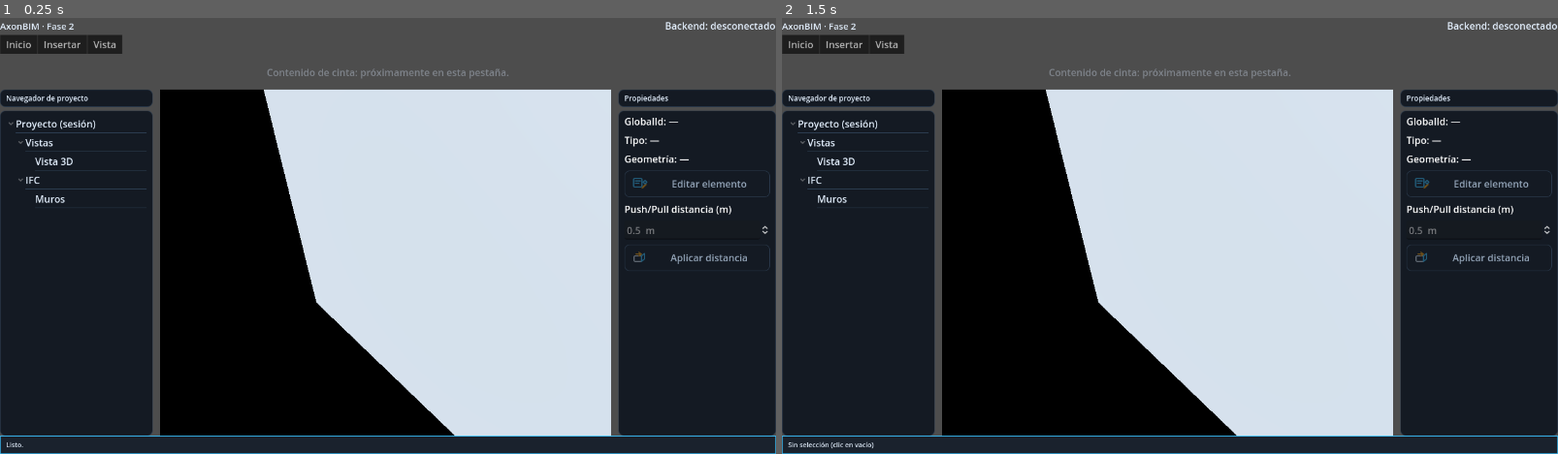
Above: before the commit, frames 1-2 (left to right).
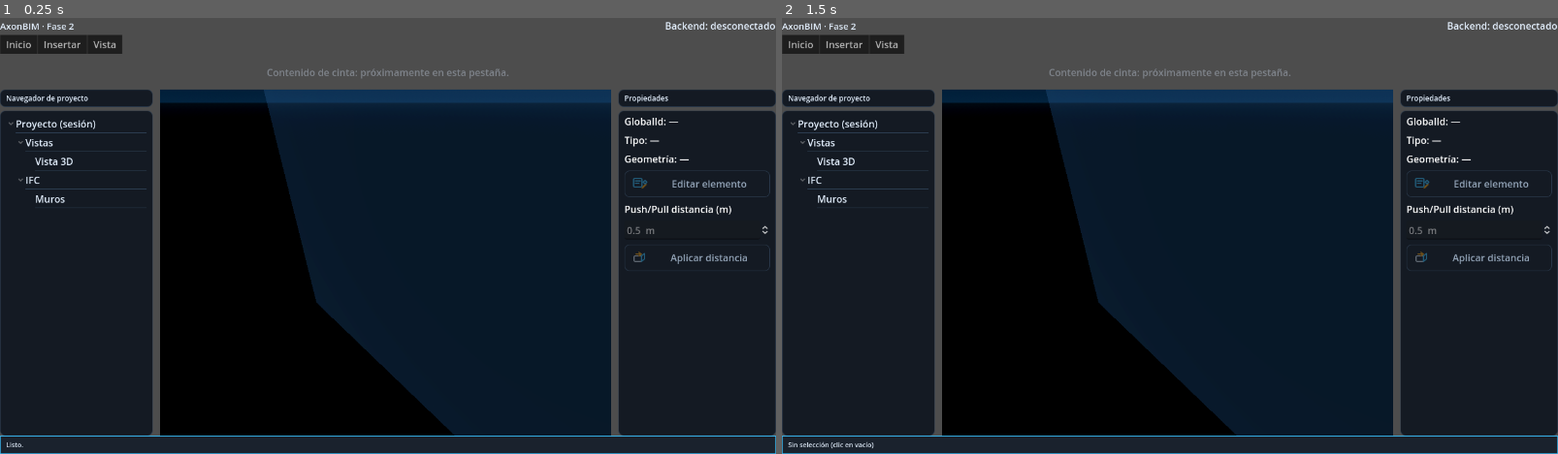
Above: after the commit, the same moments.

Repository: hfiguereo/axonBIM
Game: Godot game, scene res://scenes/main/main.tscn
The game is run twice, just before and just after one commit, with the same random seed, the same clock (stepped at 60 frames per second) and the same inputs.
Inputs (mouse positions are in pixels of both pictures, inside the frame that each line leads up to):
- Up to frame 1 (0.25 s): no input
- Up to frame 2 (1.5 s): tap Enter at 0.5 s; move the mouse to (1340, 214) at 0.52 s; tap Z at 0.6, 1.35 s; click (1340, 214) at 0.67 s; tap Space at 1.25 s; move the mouse to (1014, 257) at 1.27 s; click (1014, 257) at 1.42 s

The runs differ from the first frame. In frame 1, 30% of the frame differs, in the area x 20-79%, y 16-96%; in frame 2, 30%.
Error before the commit: Invalid access to property or key 'environment' on a base object of type 'null instance'. (res://scripts/main/main_scene.gd:148)

Commit message:
fix(dev,ui): arranque estable, cielo Godot 4.3 y metadatos de import SVG
run_dev comprueba puerto TCP, ejecuta godot --import si falta .godot/imported
y exporta DRI_PRIME=0 para reducir ruido nvidia-drm en GPUs hibridas.
La escena principal registra unique_name en WorldEnvironment, Grid y Light.
Se elimina sun_energy_multiplier (no existe en ProceduralSkyMaterial 4.3).
README documenta los avisos de driver NVIDIA en consola.
Se versionan ficheros .import junto a los SVG e icon.svg para import reproducible.

Co-authored-by: Cursor <cursoragent@cursor.com>

Diff:
--- a/frontend/scenes/main/main.tscn
+++ b/frontend/scenes/main/main.tscn
@@ -218,6 +218,7 @@
 [node name="World" type="Node3D" parent="UI/Root/Workspace/MainSplit/InnerSplit/ViewportContainer/SubViewport"]
 
 [node name="WorldEnvironment" type="WorldEnvironment" parent="UI/Root/Workspace/MainSplit/InnerSplit/ViewportContainer/SubViewport/World"]
+unique_name_in_owner = true
 environment = SubResource("Environment_3d")
 
 [node name="Camera3D" type="Camera3D" parent="UI/Root/Workspace/MainSplit/InnerSplit/ViewportContainer/SubViewport/World"]
@@ -226,10 +227,12 @@
 transform = Transform3D(0.707, -0.408, 0.577, 0, 0.816, 0.577, -0.707, -0.408, 0.577, 8, 8, 8)
 
 [node name="Light" type="DirectionalLight3D" parent="UI/Root/Workspace/MainSplit/InnerSplit/ViewportContainer/SubViewport/World"]
+unique_name_in_owner = true
 transform = Transform3D(0.707, -0.5, 0.5, 0, 0.707, 0.707, -0.707, -0.5, 0.5, 0, 10, 0)
 shadow_enabled = true
 
 [node name="Grid" type="MeshInstance3D" parent="UI/Root/Workspace/MainSplit/InnerSplit/ViewportContainer/SubViewport/World"]
+unique_name_in_owner = true
 transform = Transform3D(1, 0, 0, 0, 0, -1, 0, 1, 0, 0, 0, 0)
 mesh = SubResource("1")
 
--- a/frontend/scripts/main/main_scene.gd
+++ b/frontend/scripts/main/main_scene.gd
@@ -156,7 +156,6 @@
 	sky_material.ground_bottom_color = VIEWPORT_GROUND_BOTTOM
 	sky_material.sun_angle_max = 12.0
 	sky_material.sun_curve = 0.08
-	sky_material.sun_energy_multiplier = 0.35
 	var sky: Sky = Sky.new()
 	sky.sky_material = sky_material
 	env.background_mode = Environment.BG_SKY
Not shown, added: frontend/assets/icons/actions/action_ping_backend.svg.import
Not shown, added: frontend/assets/icons/actions/action_save_ifc.svg.import
Not shown, added: frontend/assets/icons/actions/action_undo.svg.import
Not shown, added: frontend/assets/icons/status/status_backend_connected.svg.import
Not shown, added: frontend/assets/icons/status/status_backend_disconnected.svg.import
Not shown, added: frontend/assets/icons/tools/tool_create_wall.svg.import
Not shown, added: frontend/assets/icons/tools/tool_edit_element.svg.import
Not shown, added: frontend/assets/icons/tools/tool_push_pull.svg.import
Not shown, added: frontend/assets/icons/tools/tool_select.svg.import
Not shown, added: frontend/icon.svg.import
Not shown, changed: README.md
Not shown, changed: scripts/dev/run_dev.sh
